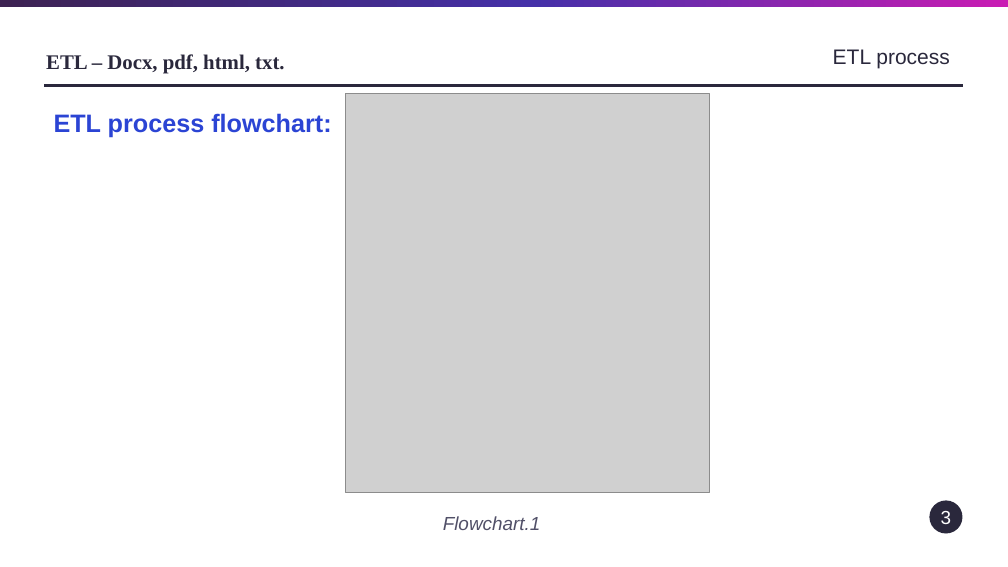
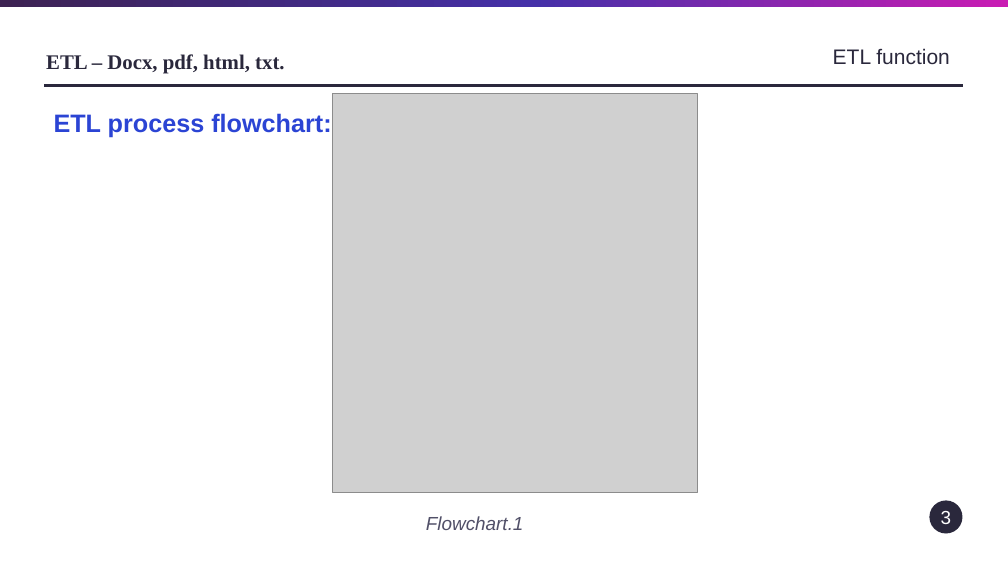
Before and after one commit to VirajOke/My-AI-Projects, a slide deck: slide 3 of nlp-exploration-notebooks-main/nlp-exploration-notebooks-main/Results/NLP_Toolkit.pptx. Drawn at 1008x567 pixels with LibreOffice and Linux fonts; fonts in the diff are those of the drawing; grey boxes stand for pictures. Boxes give left, top, right and bottom in pixels: in the first picture for what was removed or moved away, otherwise in the second. Text is boxed around its words. In the diff, an @@ line names an element or a change of style, - is before the commit and + after.

```diff
--- a/nlp-exploration-notebooks-main/nlp-exploration-notebooks-main/Results/NLP_Toolkit.pptx
+++ b/nlp-exploration-notebooks-main/nlp-exploration-notebooks-main/Results/NLP_Toolkit.pptx
@@ text at [833,48,950,64]: text changed @@
-ETL process
+ETL function
@@ picture: place and size @@
-picture at [346,93,710,493]
+picture at [333,93,697,493]
@@ text "Flowchart.1": place and size @@
-text "Flowchart.1" at [443,516,541,530]
+text "Flowchart.1" at [426,516,524,530]
```
Also in this commit, not shown: 3 slides added.
